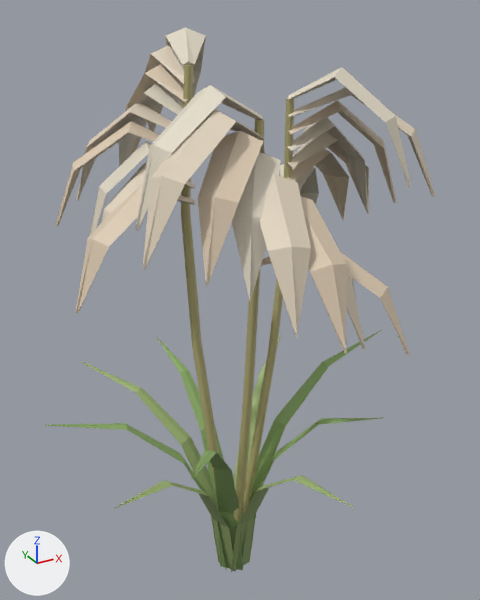
What one commit did to the glTF model godot/art/models/flora/silver_grass_a.glb.
Rendered twice from a camera (50 mm lens) standing at (-6.61, -12.37, 14.01) and looking at (0.31, 0.22, 7.72). Lighting does not change. The marker at lower left points along +X, +Y and +Z. The first picture is the older version.

Names of what the first picture shows: 'leaf_nl', 'petal_silver_nl', 'stem'.
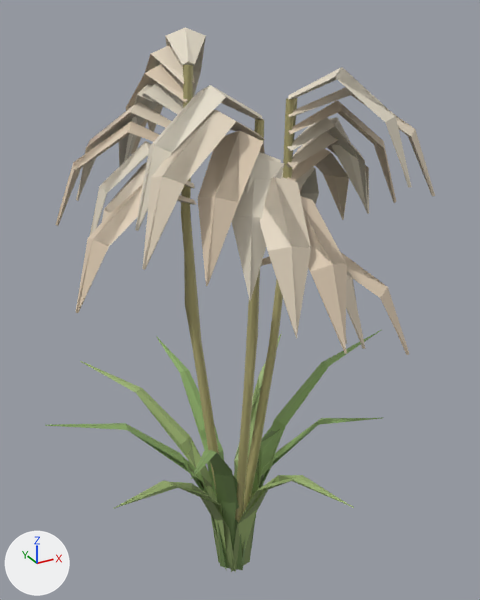
What differs and where, as boxes [x1, y1, x2, y2] in the pictures (480 x 600 px):
'body__far', added
    after: [49, 36, 415, 553]

The change, as a diff of the scene's bpy script:
```diff
--- a/godot/art/models/flora/silver_grass_a.glb.py
+++ b/godot/art/models/flora/silver_grass_a.glb.py
@@ me_body__far @@
+me_body__far.from_pydata(...)  # 326 vertices, 474 faces; spans x -4.36..5.16, y -4.75..4.21, z -0.03..13.64
+me_body__far.materials.append(mat_defaultmaterial)
@@ ob_body__far @@
+ob_body__far = bpy.data.objects.new('body__far', me_body__far)
+ob_body__far.location = (0.0, 0.0, 0.0)
```
